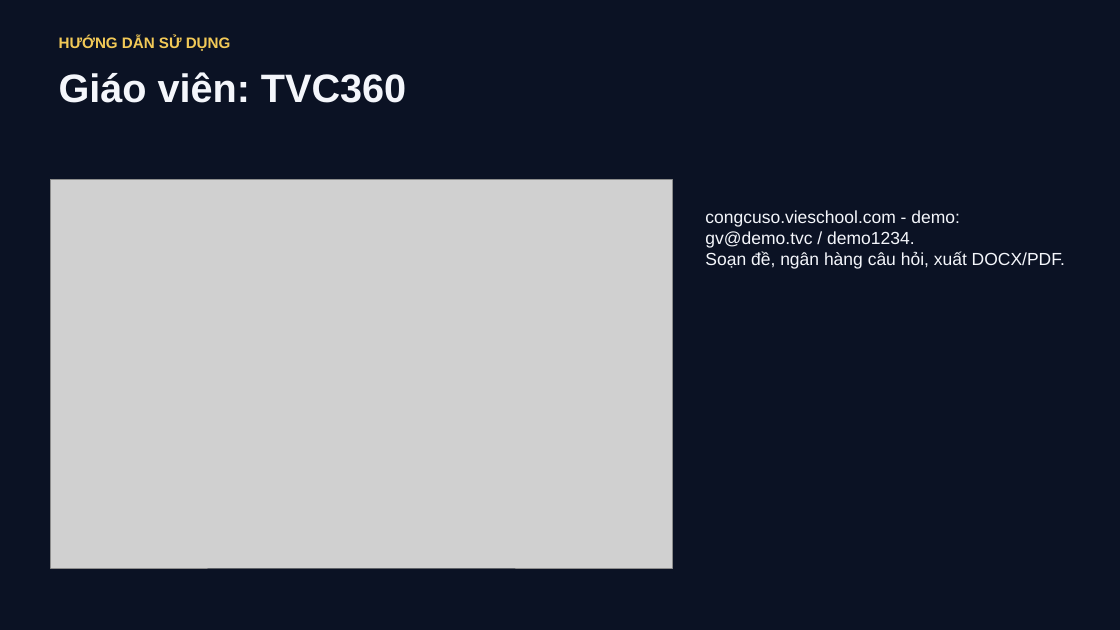
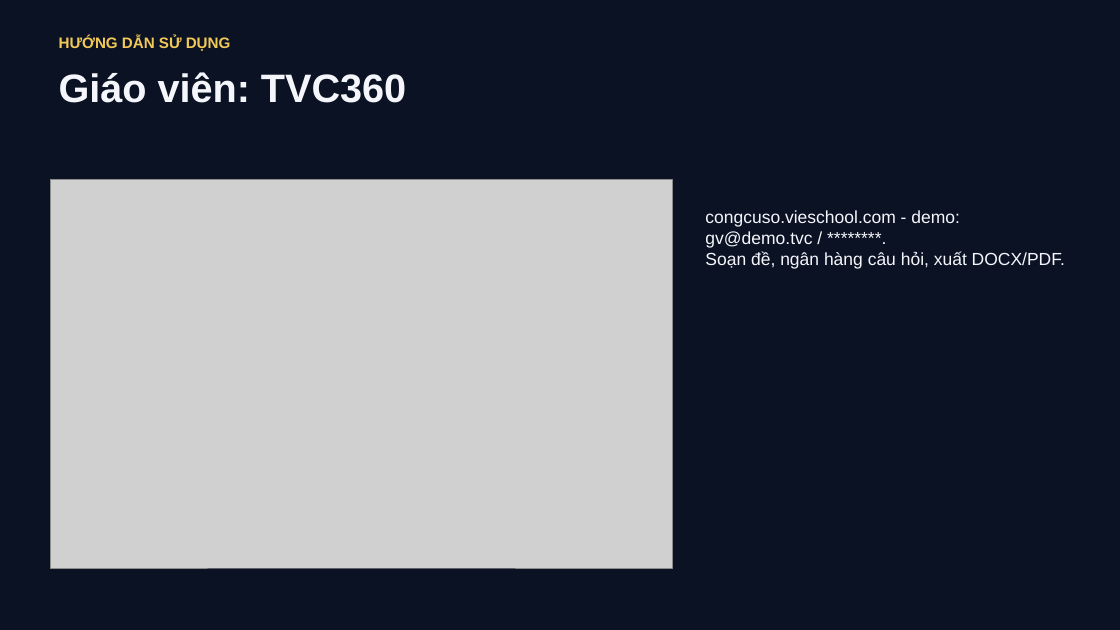
Before and after one commit to saintzzz/student-self-practice-web, a slide deck: slide 11 of docs/proposal-vieschool-sales.pptx. Drawn at 1120x630 pixels with LibreOffice and Linux fonts; fonts in the diff are those of the drawing; grey boxes stand for pictures. Boxes give left, top, right and bottom in pixels: in the first picture for what was removed or moved away, otherwise in the second. Text is boxed around its words. In the diff, an @@ line names an element or a change of style, - is before the commit and + after.

```diff
--- a/docs/proposal-vieschool-sales.pptx
+++ b/docs/proposal-vieschool-sales.pptx
@@ text at (705,210,960,248): text changed @@
-congcuso.vieschool.com - demo: gv@demo.tvc / demo1234.
+congcuso.vieschool.com - demo: gv@demo.tvc / ********.
```
Also in this commit, not shown: 1 other slide changed, 46 other files.
